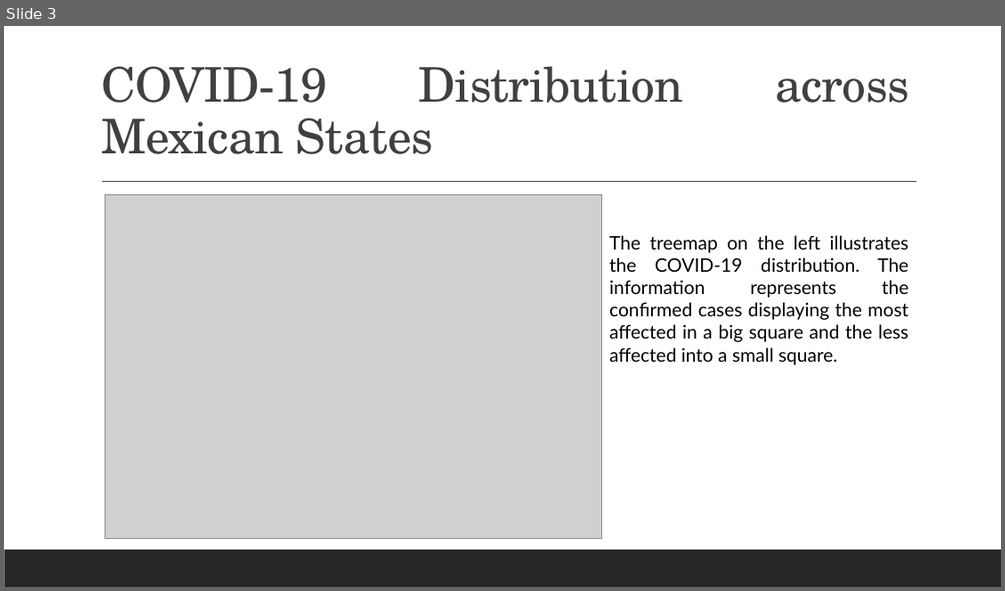
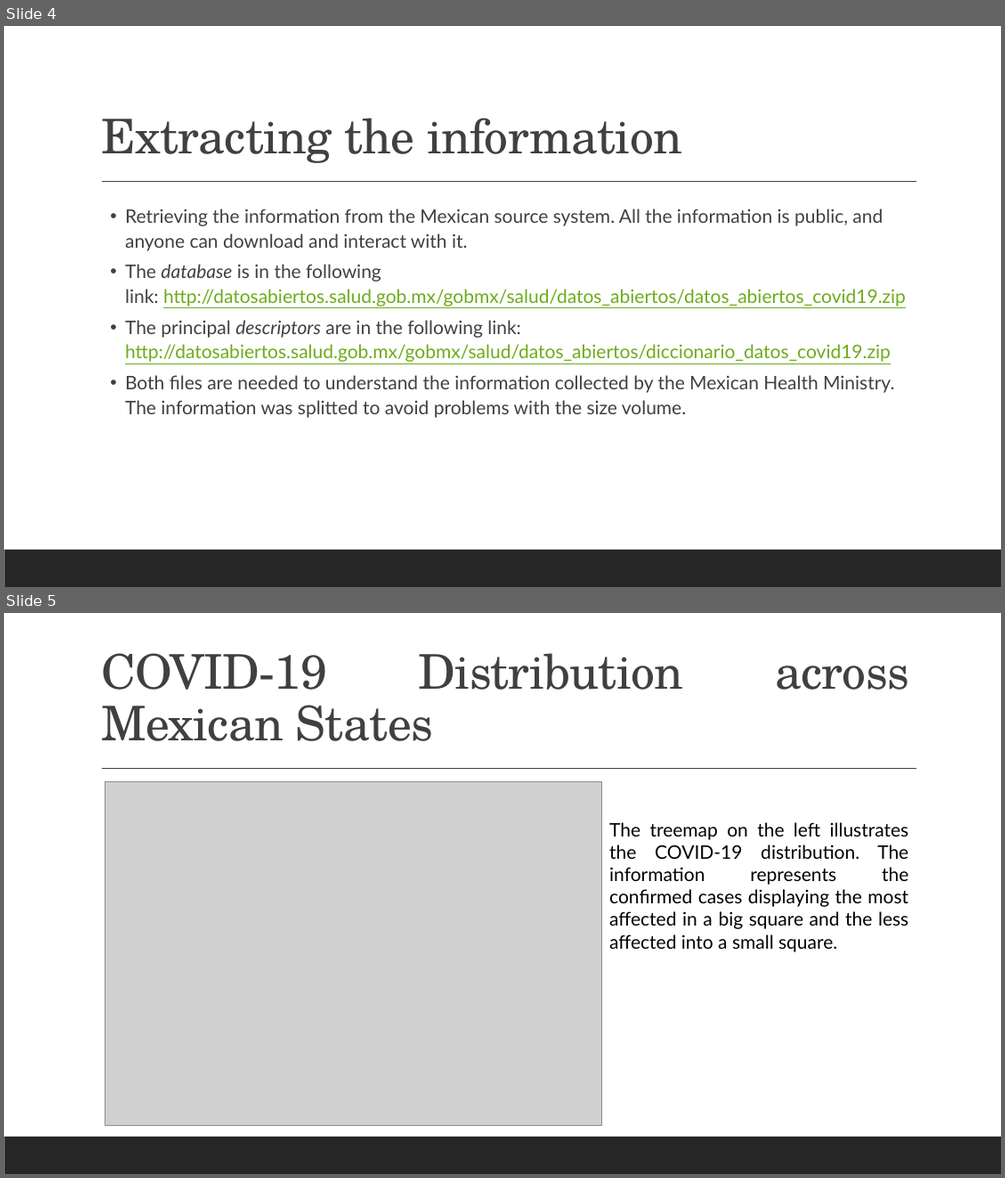
Before and after one commit to cmaroblesg/Advanced_DataScience_Capstone, a slide deck: Documents/Presentation.pptx. Shown one above the other, each under a label of ours: slide 3 before the commit, slides 4 and 5 after it. The pictures are 1005x591 and 1005x1178 pixels, drawn with LibreOffice and Linux fonts; fonts in the diff are those of the drawing; grey boxes stand for pictures. Boxes give left, top, right and bottom in pixels: in the first picture for what was removed or moved away, otherwise in the second. Text is boxed around its words. In the diff, an @@ line names an element or a change of style, - is before the commit and + after.

```diff
--- a/Documents/Presentation.pptx
+++ b/Documents/Presentation.pptx
@@ slide 4 added at (x1=4, y1=26, x2=1001, y2=587), background #FFFFFF; not listed: 2 template elements that a slide beside it also shows @@
@@ title added at (x1=101, y1=118, x2=682, y2=163), 46 pt, text #404040 @@
+Extracting the information
@@ text added at (x1=125, y1=208, x2=906, y2=418), 18 pt, text #404040 @@
+  • Retrieving the information from the Mexican source system. All the information is public, and anyone can download and interact with it.
+  • The database is in the following link: http://datosabiertos.salud.gob.mx/gobmx/salud/datos_abiertos/datos_abiertos_covid19.zip
+  • The principal descriptors are in the following link: http://datosabiertos.salud.gob.mx/gobmx/salud/datos_abiertos/diccionario_datos_covid19.zip
+  • Both files are needed to understand the information collected by the Mexican Health Ministry. The information was splitted to avoid problems with the size volume.
@@ what was slide 3 is now slide 5 @@
```
Also in this commit, not shown: 1 slide changed, 2 other slides added, 1 slide removed, 1 other file.
